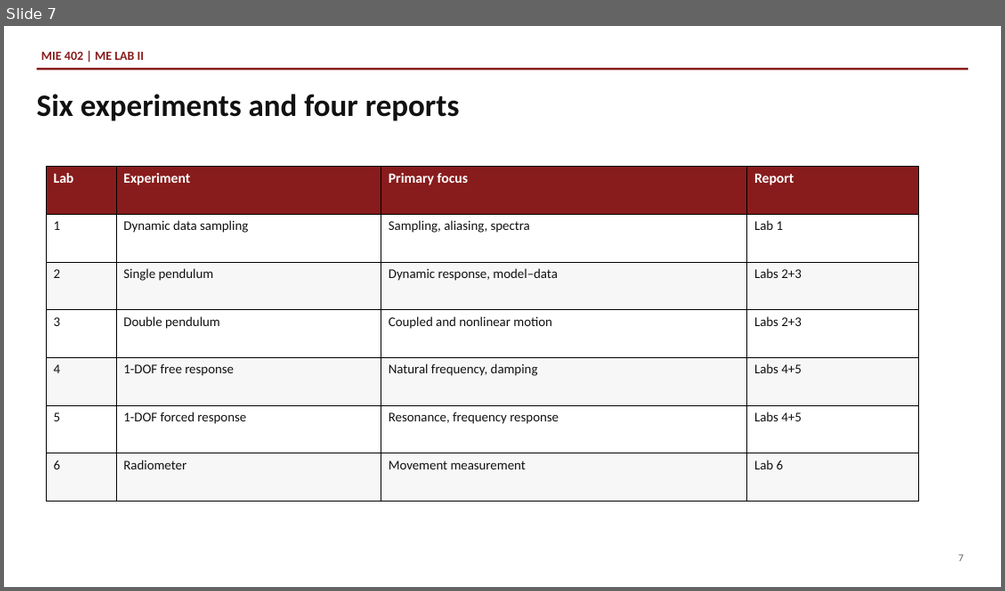
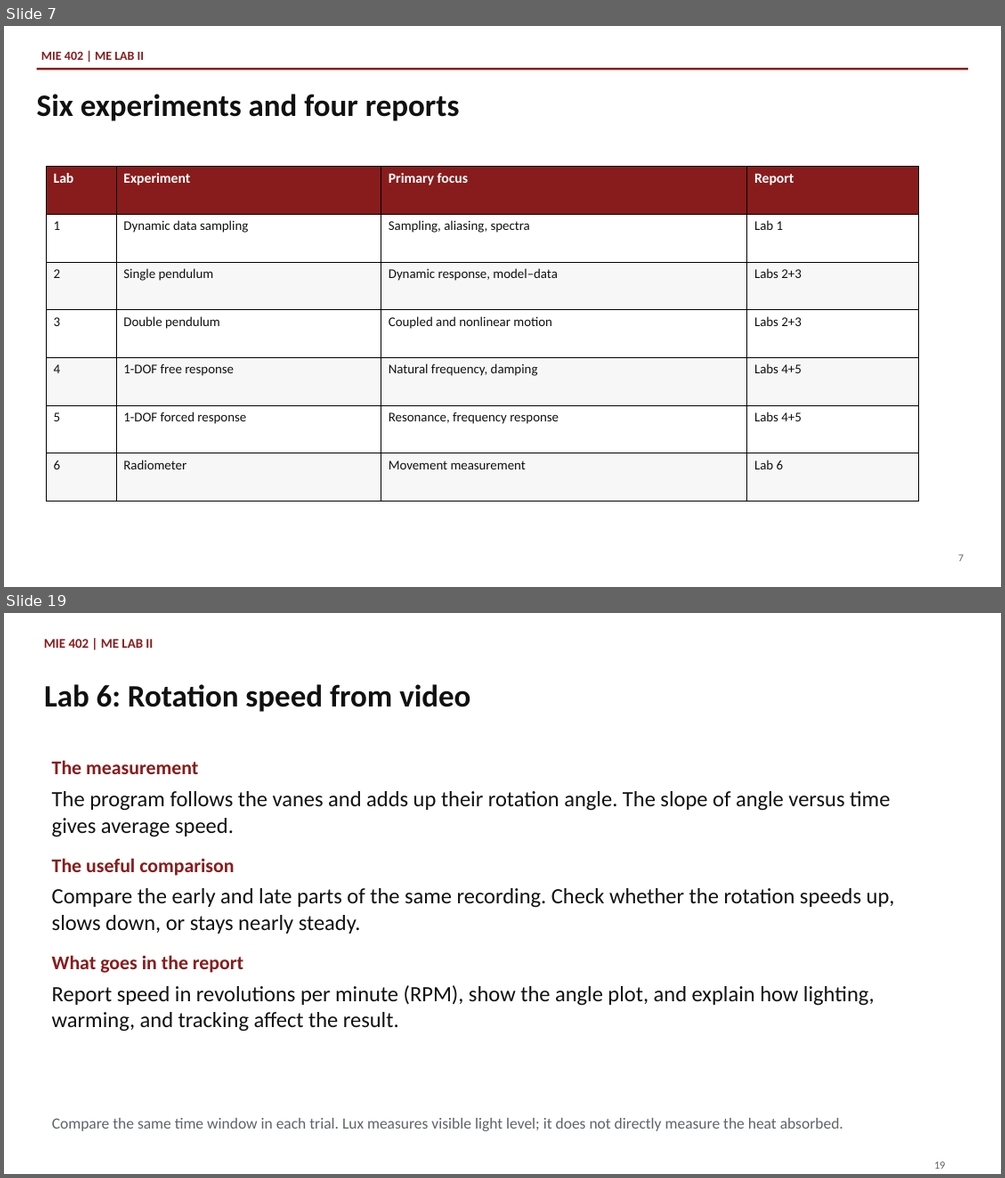
Before and after one commit to Ehsan-Roohi/MIE402-Lab, a slide deck: site/docs/MIE402_Lecture01_Report_Writing_Fall2026_v1.pptx. Shown one above the other, each under a label of ours: slide 7 before the commit, slides 7 and 19 after it; the slides between them are not shown. The pictures are 1005x591 and 1005x1178 pixels, drawn with LibreOffice and Linux fonts; fonts in the diff are those of the drawing. Boxes give left, top, right and bottom in pixels: in the first picture for what was removed or moved away, otherwise in the second. Text is boxed around its words. In the diff, an @@ line names an element or a change of style, - is before the commit and + after.

```diff
--- a/site/docs/MIE402_Lecture01_Report_Writing_Fall2026_v1.pptx
+++ b/site/docs/MIE402_Lecture01_Report_Writing_Fall2026_v1.pptx
@@ slide 19 added at box(4, 613, 1001, 1174), background #FFFFFF @@
@@ text added at box(44, 639, 153, 648), 12.8 pt, text #881C1C, bold @@
+MIE 402 | ME LAB II
@@ text added at box(44, 684, 470, 712), 30 pt, text #111111, bold @@
+Lab 6: Rotation speed from video
@@ text added at box(52, 760, 198, 774), 18.8 pt, text #881C1C, bold @@
+The measurement
@@ text added at box(52, 791, 890, 837), 21 pt, text #111111 @@
+The program follows the vanes and adds up their rotation angle. The slope of angle versus time gives average speed.
@@ text added at box(52, 858, 234, 876), 18.8 pt, text #881C1C, bold @@
+The useful comparison
@@ text added at box(52, 888, 895, 933), 21 pt, text #111111 @@
+Compare the early and late parts of the same recording. Check whether the rotation speeds up, slows down, or stays nearly steady.
@@ text added at box(52, 955, 243, 973), 18.8 pt, text #881C1C, bold @@
+What goes in the report
@@ text added at box(52, 985, 874, 1031), 21 pt, text #111111 @@
+Report speed in revolutions per minute (RPM), show the angle plot, and explain how lighting, warming, and tracking affect the result.
@@ text added at box(52, 1118, 843, 1131), 15 pt, text #5F6368 @@
+Compare the same time window in each trial. Lux measures visible light level; it does not directly measure the heat absorbed.
@@ text added at box(934, 1161, 945, 1168), 10.5 pt, text #5F6368 @@
+19
```
Also in this commit, not shown: 17 slides changed, 12 other slides added, 7 slides removed, 12 other files.
